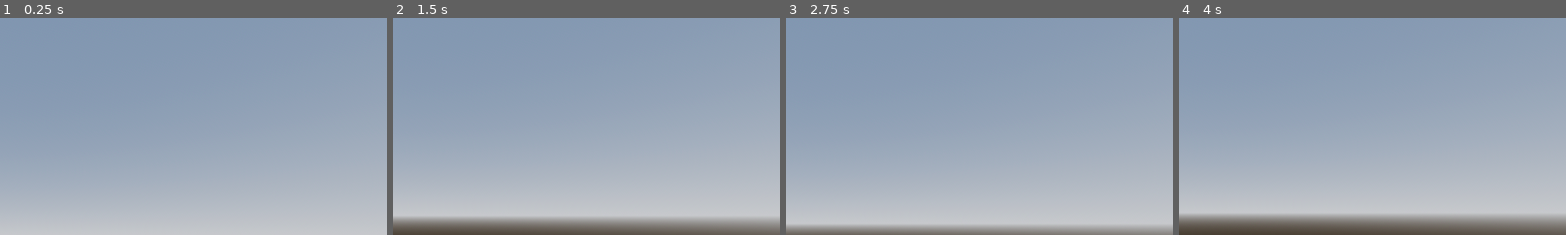
Above: before the commit, frames 1-4 (left to right).
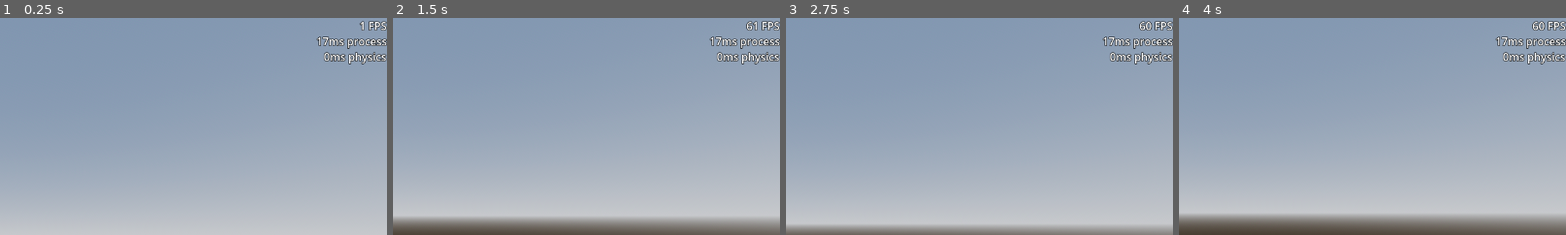
Above: after the commit, the same moments.

Repository: matmas/spacecraft3d
Game: Godot game, scene res://main.tscn
The game is run twice, just before and just after one commit, with the same random seed, the same clock (stepped at 60 frames per second) and the same inputs. The engine's default icon, where the game draws it, is replaced by a stand-in: a white triangle on a blue panel in a dark square.
Inputs (mouse positions are % of the whole screen's width and height, from its top left):
- Up to frame 1 (0.25 s): no input
- Up to frame 2 (1.5 s): tap Enter (ui_accept) at 0.5, 0.77 s; move the mouse to (72, 45) at 0.52 s; hold D (move_right) 0.53-1.28 s; click (72, 45) at 0.67 s; move the mouse to (45, 50) at 1.27 s; hold W (move_forward) from 1.28 s (still down)
- Up to frame 3 (2.75 s): keep holding W (move_forward); tap Enter (ui_accept) at 1.52 s; move the mouse to (52, 48) at 2.02 s
- Up to frame 4 (4 s): keep holding W (move_forward); tap Enter (ui_accept) at 2.75, 3.02, 3.5, 3.77 s; move the mouse to (49, 52) at 2.77 s; move the mouse to (57, 51) at 3.52 s
The pictures show only the part of the screen within x 50-100%, y 0-50%; the shares and areas given below are measured in that part.

The runs differ from the first frame. In frame 1, 1.3% of the frame differs, in the area x 81-100%, y 1-22%; in frame 2, 1.3%; in frame 3, 1.4%; in frame 4, 1.4%.

Commit message:
Add FPS monitor

Diff:
--- /dev/null
+++ b/fps_monitor.gd
@@ -0,0 +1,20 @@
+extends Label
+
+
+func _ready() -> void:
+	z_index = -1
+	if OS.get_name() == "Android":
+		label_settings.font_size = 30
+		position.x = -50  # some phones have rounded corners
+
+
+func _process(_delta: float) -> void:
+	text = """\
+	{fps} FPS
+	{time_process}ms process
+	{time_physics}ms physics
+	""".format({
+		"fps": Performance.get_monitor(Performance.TIME_FPS),
+		"time_process": "%.0f" % (Performance.get_monitor(Performance.TIME_PROCESS) * 1000),
+		"time_physics": "%.0f" % (Performance.get_monitor(Performance.TIME_PHYSICS_PROCESS) * 1000),
+	})
--- a/main.tscn
+++ b/main.tscn
@@ -1,7 +1,8 @@
-[gd_scene load_steps=9 format=3 uid="uid://cobs5t5krrlfs"]
+[gd_scene load_steps=11 format=3 uid="uid://cobs5t5krrlfs"]
 
 [ext_resource type="Texture2D" uid="uid://dyiq8maipat2i" path="res://icon.svg" id="1_juifg"]
 [ext_resource type="Script" path="res://player.gd" id="2_22t7c"]
+[ext_resource type="Script" path="res://fps_monitor.gd" id="3_r1vdv"]
 
 [sub_resource type="ProceduralSkyMaterial" id="ProceduralSkyMaterial_rcdh7"]
 sky_horizon_color = Color(0.64625, 0.65575, 0.67075, 1)
@@ -23,6 +24,11 @@
 size = Vector3(10, 0.1, 10)
 
 [sub_resource type="CapsuleShape3D" id="CapsuleShape3D_mixqx"]
+
+[sub_resource type="LabelSettings" id="LabelSettings_04lwv"]
+line_spacing = 0.0
+outline_size = 3
+outline_color = Color(0, 0, 0, 1)
 
 [node name="Main" type="Node3D"]
 
@@ -50,3 +56,15 @@
 shape = SubResource("CapsuleShape3D_mixqx")
 
 [node name="Camera3D" type="Camera3D" parent="Player"]
+
+[node name="FPSMonitor" type="Label" parent="."]
+anchors_preset = 1
+anchor_left = 1.0
+anchor_right = 1.0
+offset_left = -41.0
+offset_bottom = 23.0
+grow_horizontal = 0
+text = "0 FPS"
+label_settings = SubResource("LabelSettings_04lwv")
+horizontal_alignment = 2
+script = ExtResource("3_r1vdv")
